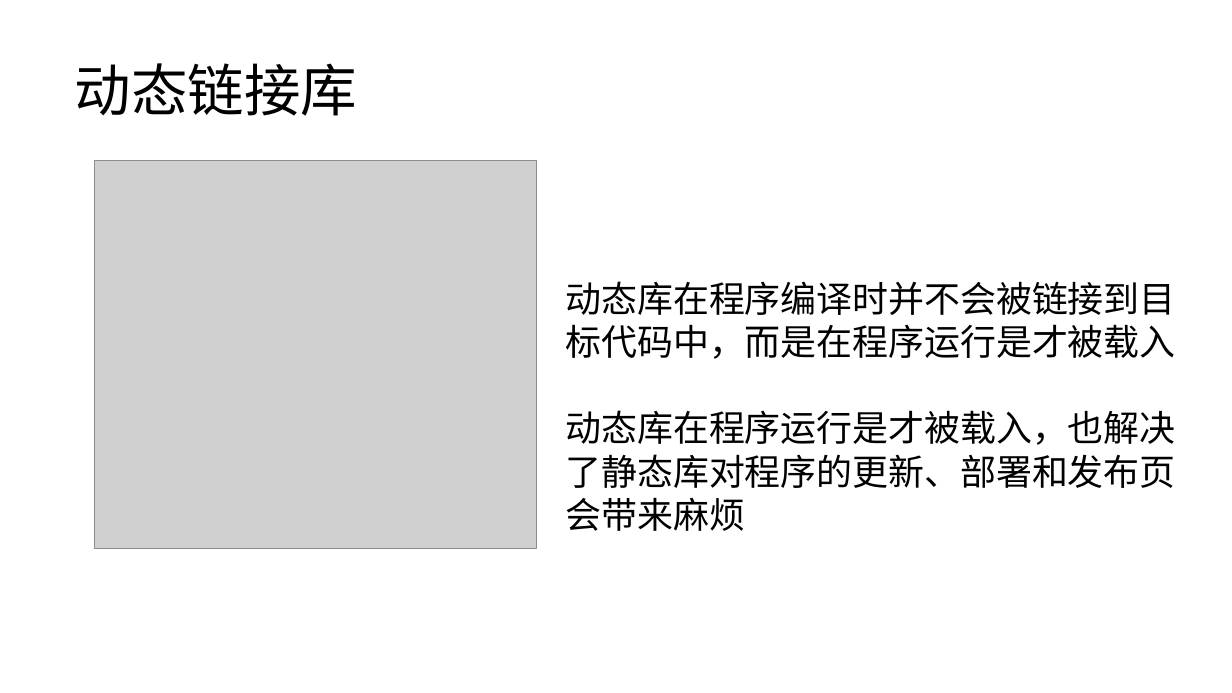
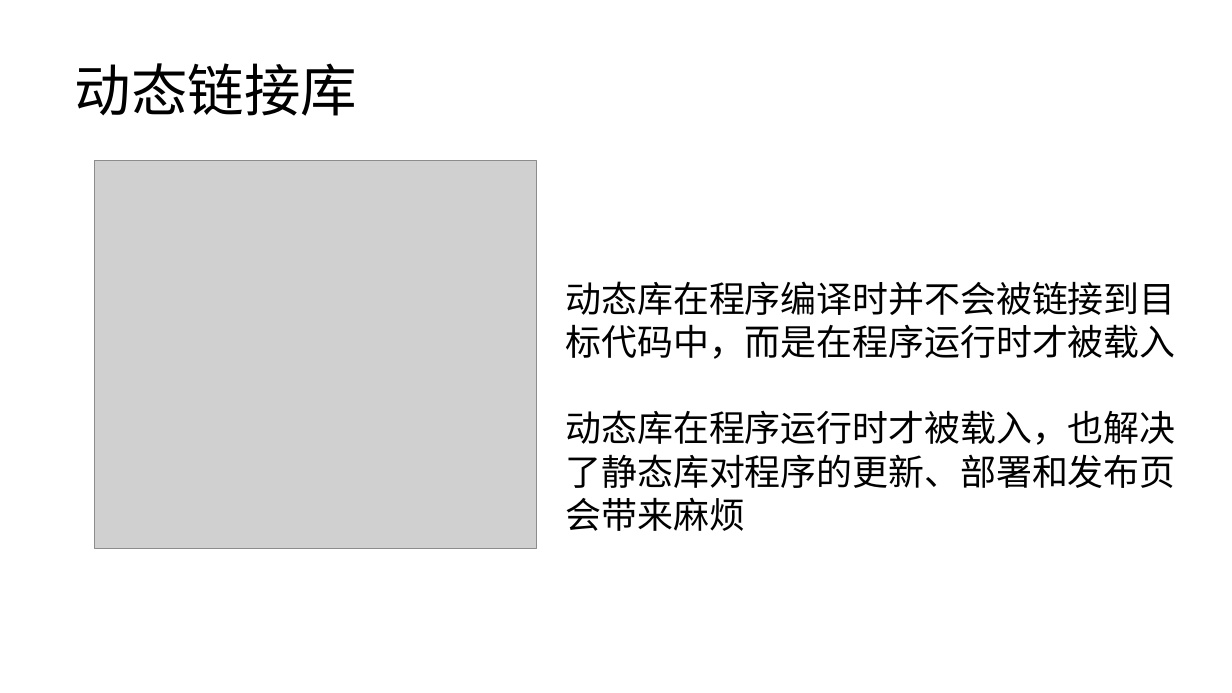
Before and after one commit to lezhang-thu/c-programming, a slide deck: slide 35 of 数据结构+算法/2022秋季-计算机基础与程序设计-数据结构-算法.pptx. Drawn at 1232x693 pixels with LibreOffice and Linux fonts; fonts in the diff are those of the drawing; grey boxes stand for pictures. Boxes give left, top, right and bottom in pixels: in the first picture for what was removed or moved away, otherwise in the second. Text is boxed around its words. In the diff, an @@ line names an element or a change of style, - is before the commit and + after.

```diff
--- a/数据结构+算法/2022秋季-计算机基础与程序设计-数据结构-算法.pptx
+++ b/数据结构+算法/2022秋季-计算机基础与程序设计-数据结构-算法.pptx
@@ text at (566, 281, 1176, 531): text changed @@
-动态库在程序编译时并不会被链接到目标代码中，而是在程序运行是才被载入
-动态库在程序运行是才被载入，也解决了静态库对程序的更新、部署和发布页会带来麻烦
+动态库在程序编译时并不会被链接到目标代码中，而是在程序运行时才被载入
+动态库在程序运行时才被载入，也解决了静态库对程序的更新、部署和发布页会带来麻烦
```
Also in this commit, not shown: 3 other slides changed, 1 other file.
